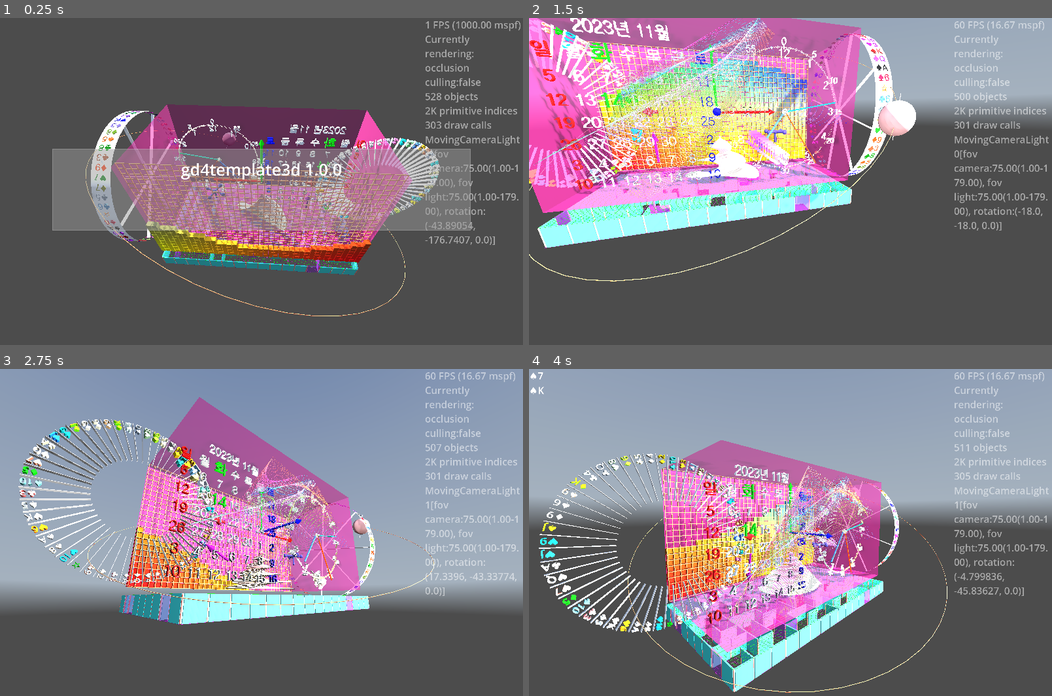
Above: before the commit, frames 1-4 (two rows, left to right).
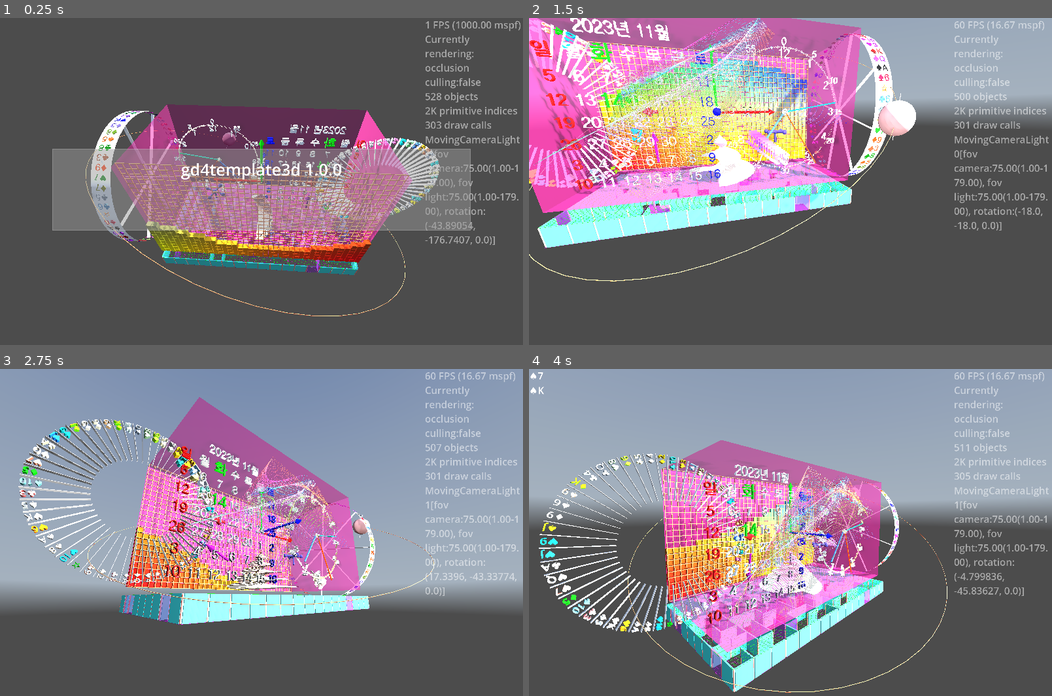
Above: after the commit, the same moments.

Repository: kasworld/gd4template3d
Game: Godot game, scene res://main.tscn
Two runs of this game, one before a commit and one after it. Both use one fixed random seed, a clock stepped at 60 frames per second and the inputs below. A sky picture missing from this copy of the repository is replaced by a grey-blue gradient.
Inputs (mouse positions are in pixels of both pictures, inside the frame that each line leads up to):
- Up to frame 1 (0.25 s): no input
- Up to frame 2 (1.5 s): tap Enter at 0.5 s; move the mouse to (905, 165) at 0.52 s; hold Right 0.53-1.28 s; tap Q at 0.6 s; click (905, 165) at 0.67 s; move the mouse to (685, 197) at 1.27 s; hold Down from 1.28 s (still down); tap E at 1.35 s
- Up to frame 3 (2.75 s): move the mouse to (313, 460) at 2.02 s; release Down at 2.03 s; hold Right from 2.03 s (still down); tap Enter at 2.1 s
- Up to frame 4 (4 s): move the mouse to (764, 597) at 2.77 s; release Right at 2.78 s; hold Up 2.78-3.53 s; tap Q at 2.85 s; click (764, 597) at 2.92 s; move the mouse to (947, 581) at 3.52 s; hold Left from 3.53 s (still down); tap E at 3.6 s

The runs differ from the first frame. In frame 1, 0.5% of the frame differs, in the area x 42-56%, y 54-76%; in frame 2, 0.5%, in the area x 29-44%, y 35-57%; in frame 3, 0.5%; in frame 4, 0.3%.

Commit message:
apply updated MultiMeshShape BarTree2

Diff:
--- a/bar_gauge/bar_gauge.gd
+++ b/bar_gauge/bar_gauge.gd
@@ -14,7 +14,7 @@
 	var mesh := BoxMesh.new()
 	mesh.size = Vector3(sz.x, sz.y / count * (1-gaprate) , sz.z)
 
-	$MultiMeshShape.init_with_color(mesh, Color(Color.WHITE, alpha), count, Vector3.ZERO)
+	$MultiMeshShape.init_with_color(mesh, Color(Color.WHITE, alpha), count)
 	for i in count:
 		var rate := (i as float) / (count as float)
 		var pos3d := Vector3(0,rate*sz.y,0) # grow upward
--- a/bar_tree_2/bar_tree_2.gd
+++ b/bar_tree_2/bar_tree_2.gd
@@ -1,114 +1,41 @@
-extends Node3D
+extends MultiMeshShape
 
 class_name BarTree2
 
-var tree_width :float = 3.0
-var tree_height :float = 1.6
-var bar_width :float = 3.0
-var bar_count :int = 100
-var bar_rotation :float = 5.0
-var bar_rotation_begin :float = 0.0
-var bar_shift_rate := 0.0
-var auto_rotate_bar :bool
-var use_color :bool
-var color_from :Color
-var color_to :Color
-
-func init_common_params(
-		tree_width_a: float,
-		tree_height_a :float,
-		bar_width_a :float,
-		bar_count_a:int,
-		bar_rotation_a :float,
-		bar_rotation_begin_a :float,
-		bar_shift_rate_a :float,
-		auto_rotate_bar_a:bool) -> BarTree2:
-	tree_height = tree_height_a
-	tree_width = tree_width_a
-	bar_width = bar_width_a
-	bar_count = bar_count_a
-	bar_rotation = bar_rotation_a
-	bar_rotation_begin = bar_rotation_begin_a
-	bar_shift_rate = bar_shift_rate_a
-	auto_rotate_bar = auto_rotate_bar_a
+func init_bar_with_color(color_from :Color, color_to:Color, bar_count :int) -> BarTree2:
+	init_with_color(BoxMesh.new(), Color.WHITE, bar_count)
+	set_gradient_color(color_from, color_to)
 	return self
 
-func init_with_color(co1 :Color, co2:Color) -> BarTree2:
-	use_color = true
-	color_from = co1
-	color_to = co2
-
-	var mat := StandardMaterial3D.new()
-	mat.albedo_color = Color.WHITE
-	mat.vertex_color_use_as_albedo = true
-	init_mesh_multi1(mat)
-	$MultiMeshInstance3D.multimesh.use_colors = true # before set instance_count
-	# Then resize (otherwise, changing the format is not allowed).
-	init_mesh_multi2()
-	update_bar_transform()
-	update_bar_color()
+func init_bar_with_material(mat :Material, bar_count :int) -> BarTree2:
+	init_with_material(BoxMesh.new(), mat, bar_count)
 	return self
 
-func init_with_material(mat :Material) -> BarTree2:
-	init_mesh_multi1(mat)
-	# Then resize (otherwise, changing the format is not allowed).
-	init_mesh_multi2()
-	update_bar_transform()
+# also reset bar rotation
+func init_bar_transform(
+		tree_width: float,
+		tree_height :float,
+		bar_width :float,
+		bar_shift_rate :float,
+	) -> BarTree2:
+	var count :int = get_visible_count()
+	# Set the transform of the instances.
+	var bar_height := tree_height/count
+	for i in count:
+		var rate := float(i)/(count-1)
+		var rev_rate := 1 - rate
+		var bar_position := Vector3(0, i *bar_height +bar_height/2, tree_width * rev_rate /2 * bar_shift_rate)
+		var bar_size := Vector3(bar_width * rev_rate, bar_height, tree_width * rev_rate )
+		var t := Transform3D(Basis(), bar_position)
+		t = t.scaled_local( bar_size )
+		multimesh.set_instance_transform(i,t )
 	return self
 
-func init_mesh_multi1(mat :Material) -> void:
-	$MultiMeshInstance3D.multimesh.mesh.material = mat
-
-func init_mesh_multi2() -> void:
-	$MultiMeshInstance3D.multimesh.instance_count = bar_count
-	$MultiMeshInstance3D.multimesh.visible_instance_count = bar_count
-
-# also reset bar rotation
-func update_bar_transform() -> void:
-	# Set the transform of the instances.
-	var bar_height := tree_height/bar_count
-	for i in $MultiMeshInstance3D.multimesh.visible_instance_count:
-		var rate := float(i)/bar_count
-		var rev_rate := 1 - rate
-		var bar_position := Vector3(0, i *bar_height +bar_height/2, tree_width * rev_rate /2 * bar_shift_rate)
-		#var bar_position = Vector3(bar_width*rev_rate/2, i *bar_height +bar_height/2, tree_width * rev_rate /2 * bar_shift_rate)
-		var bar_size := Vector3(bar_width * rev_rate, bar_height, tree_width * rev_rate )
-		var bar_rot := bar_rotation * rate + bar_rotation_begin
-		var t := Transform3D(Basis(), bar_position)
-		t = t.rotated(Vector3(0,1,0), bar_rot)
-		t = t.scaled_local( bar_size )
-		$MultiMeshInstance3D.multimesh.set_instance_transform(i,t )
-
-func update_bar_color() -> void:
-	assert(use_color)
-	for i in $MultiMeshInstance3D.multimesh.visible_instance_count:
-		var rate = float(i)/bar_count
-		$MultiMeshInstance3D.multimesh.set_instance_color(i,color_from.lerp(color_to,rate))
-
-func set_visible_bar_count(bar_count_a :int) -> void:
-	assert(bar_count_a >= 0)
-	bar_count = bar_count_a
-	assert($MultiMeshInstance3D.multimesh.instance_count >= bar_count)
-	$MultiMeshInstance3D.multimesh.visible_instance_count = bar_count
-	update_bar_transform()
-	if use_color:
-		update_bar_color()
-
-func set_bar_color(co1 :Color, co2:Color) -> void:
-	assert(use_color)
-	use_color = true
-	color_from = co1
-	color_to = co2
-	update_bar_color()
-
-func _process(_delta: float) -> void:
-	if auto_rotate_bar:
-		bar_rotation_y()
-
-func bar_rotation_y() -> void:
-	for i in $MultiMeshInstance3D.multimesh.visible_instance_count:
-		var t :Transform3D = $MultiMeshInstance3D.multimesh.get_instance_transform(i)
-		var rate := float(i)/bar_count
+func rotate_bar_y(bar_rotation :float) -> void:
+	var count :int = get_visible_count()
+	for i in count:
+		var t :Transform3D = multimesh.get_instance_transform(i)
+		var rate := float(i)/(count-1)
 		var bar_rot := rate * bar_rotation
 		t = t.rotated(Vector3(0,1,0), bar_rot)
-		$MultiMeshInstance3D.multimesh.set_instance_transform(i,t )
+		multimesh.set_instance_transform(i,t )
--- a/bar_tree_2/bar_tree_2.tscn
+++ b/bar_tree_2/bar_tree_2.tscn
@@ -1,23 +1,11 @@
-[gd_scene load_steps=5 format=3 uid="uid://btkkwpk54jqc"]
+[gd_scene load_steps=3 format=3 uid="uid://btkkwpk54jqc"]
 
 [ext_resource type="Script" uid="uid://dergnxkn2as4m" path="res://bar_tree_2/bar_tree_2.gd" id="1_4edun"]
 
-[sub_resource type="StandardMaterial3D" id="StandardMaterial3D_uuw71"]
+[sub_resource type="MultiMesh" id="MultiMesh_uuw71"]
 resource_local_to_scene = true
-vertex_color_use_as_albedo = true
 
-[sub_resource type="BoxMesh" id="BoxMesh_427tb"]
-resource_local_to_scene = true
-material = SubResource("StandardMaterial3D_uuw71")
-
-[sub_resource type="MultiMesh" id="MultiMesh_qt58k"]
-resource_local_to_scene = true
-transform_format = 1
-use_colors = true
-mesh = SubResource("BoxMesh_427tb")
-
-[node name="BarTree2" type="Node3D"]
+[node name="BarTree2" type="MultiMeshInstance3D"]
+multimesh = SubResource("MultiMesh_uuw71")
 script = ExtResource("1_4edun")
-
-[node name="MultiMeshInstance3D" type="MultiMeshInstance3D" parent="."]
-multimesh = SubResource("MultiMesh_qt58k")
+metadata/_custom_type_script = "uid://brthvnlbu6c53"
--- a/main.gd
+++ b/main.gd
@@ -259,19 +259,18 @@
 	wn.position = Vector3(-WorldSize.x/2, -WorldSize.y/2, -WorldSize.z/2 +1)
 	$DemoContainer.add_child(wn)
 
+var bartree :BarTree2
 func bartree_demo() -> void:
-	var bt := make_tree(WorldSize.x/3, WorldSize.y/3)
-	#bt.rotate_x(PI/2)
-	bt.position = Vector3(0, -WorldSize.y/2, 0 )
-	$DemoContainer.add_child(bt)
+	bartree = make_tree(WorldSize.x/3, WorldSize.y/3)
+	bartree.position = Vector3(0, -WorldSize.y/2, 0 )
+	$DemoContainer.add_child(bartree)
 func make_tree(tree_width :float, tree_height :float)->BarTree2:
 	var bar_width := tree_width * randf_range(0.5 , 2.0)/10
 	var bar_count := randf_range(5,200)
-	var bar_rotation := 0.1
-	var bar_rotation_begin := randf_range(0,2*PI)
-	var t :BarTree2 = preload("res://bar_tree_2/bar_tree_2.tscn").instantiate().init_common_params(
-		tree_width, tree_height, bar_width, bar_count, bar_rotation, bar_rotation_begin, 0, true
-		).init_with_color(random_color(), random_color() )
+	var t :BarTree2 = preload("res://bar_tree_2/bar_tree_2.tscn").instantiate(
+		).init_bar_with_color(random_color(), random_color(),bar_count
+		).init_bar_transform(tree_width, tree_height, bar_width, 0
+		)
 	return t
 func random_color()->Color:
 	return NamedColorList.color_list.pick_random()[0]
@@ -297,6 +296,7 @@
 	$WaveGauge.animate_wave()
 	wheel.장식돌리기()
 	wheel.선택된cell강조상태켜기()
+	bartree.rotate_bar_y(0.1)
 
 	main_animation.handle_animation()
 	var t := Time.get_unix_time_from_system() /2.3
--- a/multi_mesh_shape/multi_mesh_shape.gd
+++ b/multi_mesh_shape/multi_mesh_shape.gd
@@ -1,14 +1,14 @@
 extends MultiMeshInstance3D
 class_name MultiMeshShape
 
-static func 집중선만들기(r :float, start:float, end:float, depth :float, count :int, co :Color , pos :Vector3) -> MultiMeshShape:
+static func 집중선만들기(r :float, start:float, end:float, depth :float, count :int, co :Color) -> MultiMeshShape:
 	var 구분선 := BoxMesh.new()
 	var 길이 := r*(end-start)
 	구분선.size = Vector3(길이, depth/10, depth )
 	var cell각도 := 2.0*PI / count
 	var radius := r-길이/2
 	var mms :MultiMeshShape = preload("res://multi_mesh_shape/multi_mesh_shape.tscn").instantiate().init_with_color(
-		구분선, Color.WHITE, count , pos)
+		구분선, Color.WHITE, count)
 	for i in count:
 		var rad := cell각도 *i + cell각도/2
 		mms.set_inst_rotation(i, Vector3.BACK, rad)
@@ -16,18 +16,14 @@
 		mms.set_inst_color(i, co)
 	return mms
 
-
-var m_mesh :MultiMesh
-
-func _init_m_mesh(mesh :Mesh, mat :Material) -> void:
+func _init_multimesh(mesh :Mesh, mat :Material) -> void:
 	mesh.material = mat
-	m_mesh = MultiMesh.new()
-	m_mesh.mesh = mesh
-	m_mesh.transform_format = MultiMesh.TRANSFORM_3D
+	multimesh.mesh = mesh
+	multimesh.transform_format = MultiMesh.TRANSFORM_3D
 
 func _set_count(count :int) -> void:
-	m_mesh.instance_count = count
-	m_mesh.visible_instance_count = count
+	multimesh.instance_count = count
+	multimesh.visible_instance_count = count
 
 func make_color_material(co :Color) -> StandardMaterial3D:
 	var mat := StandardMaterial3D.new()
@@ -40,45 +36,52 @@
 	mat.vertex_color_use_as_albedo = true
 	return mat
 
-func _set_position_all(pos :Vector3) -> void:
-	for i in m_mesh.visible_instance_count:
-		#m_mesh.set_instance_color(i,Color.WHITE)
-		var t := Transform3D(Basis(), pos)
-		m_mesh.set_instance_transform(i,t)
+func _init_transform() -> void:
+	for i in multimesh.visible_instance_count:
+		multimesh.set_instance_transform(i,Transform3D())
 
-func init_with_color(mesh :Mesh, co :Color, count :int, pos :Vector3) -> MultiMeshShape:
-	_init_m_mesh(mesh, make_color_material(co))
-	m_mesh.use_colors = true # before set instance_count
+func init_with_color(mesh :Mesh, co :Color, count :int) -> MultiMeshShape:
+	_init_multimesh(mesh, make_color_material(co))
+	multimesh.use_colors = true # before set instance_count
 	# Then resize (otherwise, changing the format is not allowed).
 	_set_count(count)
-	multimesh = m_mesh
-	_set_position_all(pos)
+	_init_transform()
 	return self
 
-func init_with_material(mesh :Mesh, mat :Material, count :int, pos :Vector3) -> MultiMeshShape:
-	_init_m_mesh(mesh, mat)
+func init_with_material(mesh :Mesh, mat :Material, count :int) -> MultiMeshShape:
+	_init_multimesh(mesh, mat)
 	# Then resize (otherwise, changing the format is not allowed).
 	_set_count(count)
-	multimesh = m_mesh
-	_set_position_all(pos)
+	_init_transform()
 	return self
 
+func color_used() -> bool:
+	return multimesh.use_colors
+
+func set_gradient_color(color_from :Color, color_to:Color) -> void:
+	var count :int = get_visible_count()
+	for i in count:
+		var rate = float(i)/(count-1)
+		multimesh.set_instance_color(i,color_from.lerp(color_to,rate))
+
+func get_total_count() -> int:
+	return multimesh.instance_count
 
 func set_visible_count(i :int) -> void:
-	m_mesh.visible_instance_count = i
+	multimesh.visible_instance_count = i
 
 func get_visible_count() -> int:
-	return m_mesh.visible_instance_count
+	return multimesh.visible_instance_count
 
 func set_inst_rotation(i :int, axis :Vector3, rot :float) -> void:
-	var t := m_mesh.get_instance_transform(i)
+	var t := multimesh.get_instance_transform(i)
 	t = t.rotated_local(axis, rot)
-	m_mesh.set_instance_transform(i,t )
+	multimesh.set_instance_transform(i,t )
 
 func set_inst_pos(i :int, pos :Vector3) -> void:
-	var t := m_mesh.get_instance_transform(i)
+	var t := multimesh.get_instance_transform(i)
 	t.origin = pos
-	m_mesh.set_instance_transform(i,t )
+	multimesh.set_instance_transform(i,t )
 
 func set_inst_color(i, co :Color) -> void:
-	m_mesh.set_instance_color(i,co)
+	multimesh.set_instance_color(i,co)
--- a/multi_mesh_shape/multi_mesh_shape.tscn
+++ b/multi_mesh_shape/multi_mesh_shape.tscn
@@ -1,6 +1,10 @@
-[gd_scene load_steps=2 format=3 uid="uid://cfnbpemvoy1i6"]
+[gd_scene load_steps=3 format=3 uid="uid://cfnbpemvoy1i6"]
 
 [ext_resource type="Script" uid="uid://brthvnlbu6c53" path="res://multi_mesh_shape/multi_mesh_shape.gd" id="1_3lfy5"]
 
+[sub_resource type="MultiMesh" id="MultiMesh_6skt3"]
+resource_local_to_scene = true
+
 [node name="MultiMeshShape" type="MultiMeshInstance3D"]
+multimesh = SubResource("MultiMesh_6skt3")
 script = ExtResource("1_3lfy5")
--- a/roulette/roulette.gd
+++ b/roulette/roulette.gd
@@ -20,7 +20,7 @@
 	$Wheel.init(반지름, 깊이, color_text_info_list)
 	$Wheel.rotation_stopped.connect(결과가결정됨)
 
-	$Wheel.add_child( MultiMeshShape.집중선만들기(반지름, 선시작비, 선끝비, 깊이, color_text_info_list.size(), Color.WHITE, Vector3.ZERO ))
+	$Wheel.add_child( MultiMeshShape.집중선만들기(반지름, 선시작비, 선끝비, 깊이, color_text_info_list.size(), Color.WHITE ))
 
 	# for debug
 	$IDLabel.text = "%s" % id
@@ -35,13 +35,14 @@
 	$"Wheel/ValveHandle".init(반지름*0.1, 반지름*0.1, 4, Color.WHITE)
 	$"Wheel/ValveHandle".rotation.x = PI/2
 
-	$"Wheel/BarTree2".init_common_params(반지름*0.5, 깊이, 반지름*0.05, 256, 0, 0, 1.0, false)
+	$"Wheel/BarTree2".init_bar_with_color(Color.BLACK, Color.WHITE, 256).init_bar_transform(반지름*0.5, 깊이, 반지름*0.05, 0)
 	$"Wheel/BarTree2".position.z = 깊이/2
 	$"Wheel/BarTree2".rotation.x = PI/2
 
-	$"Wheel/BarTree3".init_common_params(반지름*0.5, 깊이, 반지름*0.05, 256, 0, PI, 1.0, false)
+	$"Wheel/BarTree3".init_bar_with_color(Color.BLACK, Color.WHITE, 256).init_bar_transform(반지름*0.5, 깊이, 반지름*0.05, 0)
 	$"Wheel/BarTree3".position.z = 깊이/2
 	$"Wheel/BarTree3".rotation.x = PI/2
+	$"Wheel/BarTree3".rotation.z = PI/2
 
 	$화살표.set_size(반지름/5,깊이/2, 깊이*1.5,0.5)
 
@@ -64,23 +65,24 @@
 	$"Wheel/원판".mesh.material.albedo_color = 원판색
 	$"Wheel/ValveHandle".색바꾸기(장식색)
 	$"화살표".set_color(화살표색)
-	$"Wheel/BarTree2".init_with_color(장식색, 원판색)
-	$"Wheel/BarTree3".init_with_color(장식색.inverted(), 원판색.inverted())
+	$"Wheel/BarTree2".set_gradient_color(장식색, 원판색)
+	$"Wheel/BarTree3".set_gradient_color(장식색.inverted(), 원판색.inverted())
 	var count :int = $Wheel.cell_count얻기()
-	$"Wheel/BarTree2".set_visible_bar_count(count)
-	$"Wheel/BarTree3".set_visible_bar_count(count)
+	$"Wheel/BarTree2".set_visible_count(count)
+	$"Wheel/BarTree3".set_visible_count(count)
 
 func 장식돌리기() -> void:
-	$"Wheel/BarTree2".bar_rotation = -$"Wheel".rotation_per_second/10
-	$"Wheel/BarTree3".bar_rotation = -$"Wheel".rotation_per_second/10
+	bar_rot = -$"Wheel".rotation_per_second/10
 
 # spd : 초당 회전수
 func 돌리기시작(spd :float) -> void:
 	$"Wheel".돌리기시작(spd)
-	$"Wheel/BarTree2".auto_rotate_bar = true
-	$"Wheel/BarTree2".bar_rotation = -spd/10
-	$"Wheel/BarTree3".auto_rotate_bar = true
-	$"Wheel/BarTree3".bar_rotation = -spd/10
+	bar_rot = -spd/10
+
+var bar_rot := 0.1
+func _process(_delta: float) -> void:
+	$"Wheel/BarTree2".rotate_bar_y(bar_rot)
+	$"Wheel/BarTree3".rotate_bar_y(bar_rot)
 
 func 멈추기시작(accel :float=0.5) -> void:
 	$"Wheel".멈추기시작(accel)
--- a/slot_reel/slot_reel.gd
+++ b/slot_reel/slot_reel.gd
@@ -25,7 +25,7 @@
 		add_child(k)
 		symbol_list.append(k)
 
-	var spoke := MultiMeshShape.집중선만들기(r*0.99, 0.0, 1.0, symbol크기.x*0.2, 8, Color.WHITE, Vector3.ZERO)
+	var spoke := MultiMeshShape.집중선만들기(r*0.99, 0.0, 1.0, symbol크기.x*0.2, 8, Color.WHITE)
 	spoke.rotate_y(PI/2)
 	add_child( spoke )
 
